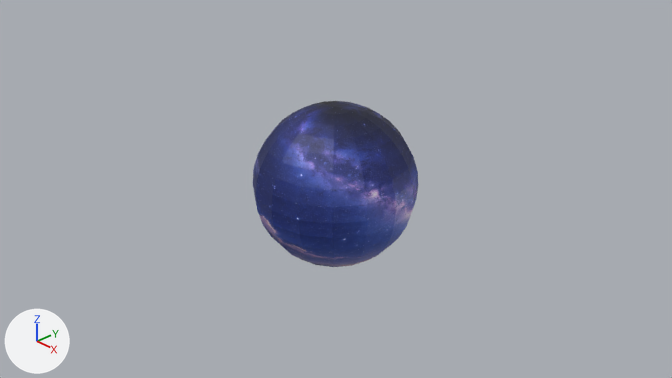
A saved change to the Blender file Action/Data/Model/Sky/Sky.blend.
Both versions are drawn from the file's camera 'Camera'. Arrows for +X, +Y and +Z are at lower left; the lights stay in place. The older version comes first.

Before the edit, the objects in view are built like this:
```python
mat_マテリアル = principled_material('マテリアル')
mat_マテリアル.texture = img_sky_jpg
me_球 = bpy.data.meshes.new('球')
me_球.from_pydata(...)  # a UV sphere (16 segments, 16 rings, poles along z) spanning x -1.0..1.0, y -1.0..1.0, z -1.0..1.0
me_球.materials.append(mat_マテリアル)  # picture img_sky_jpg
ob_球 = bpy.data.objects.new('球', me_球)
ob_球.location = (0.0, 0.0, 0.0)
```
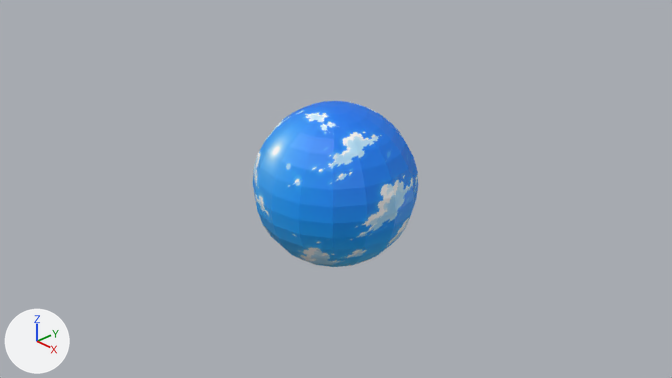
Boxes [x1, y1, x2, y2] around the edits, measured in the pictures (672 x 378 px):
'球', surface changed (lighter): [253, 101, 418, 267] in both

Diff of the bpy script that builds the scene:
```diff
--- a/Action/Data/Model/Sky/Sky.blend.py
+++ b/Action/Data/Model/Sky/Sky.blend.py
@@ img_sky_png @@
+img_sky_png = load_image('Sky.png', 'Sky.png', 1774, 887, 'sRGB')
@@ mat_マテリアル @@
 mat_マテリアル = principled_material('マテリアル')
-mat_マテリアル.texture = img_sky_jpg
+mat_マテリアル.texture = img_sky_png
```
